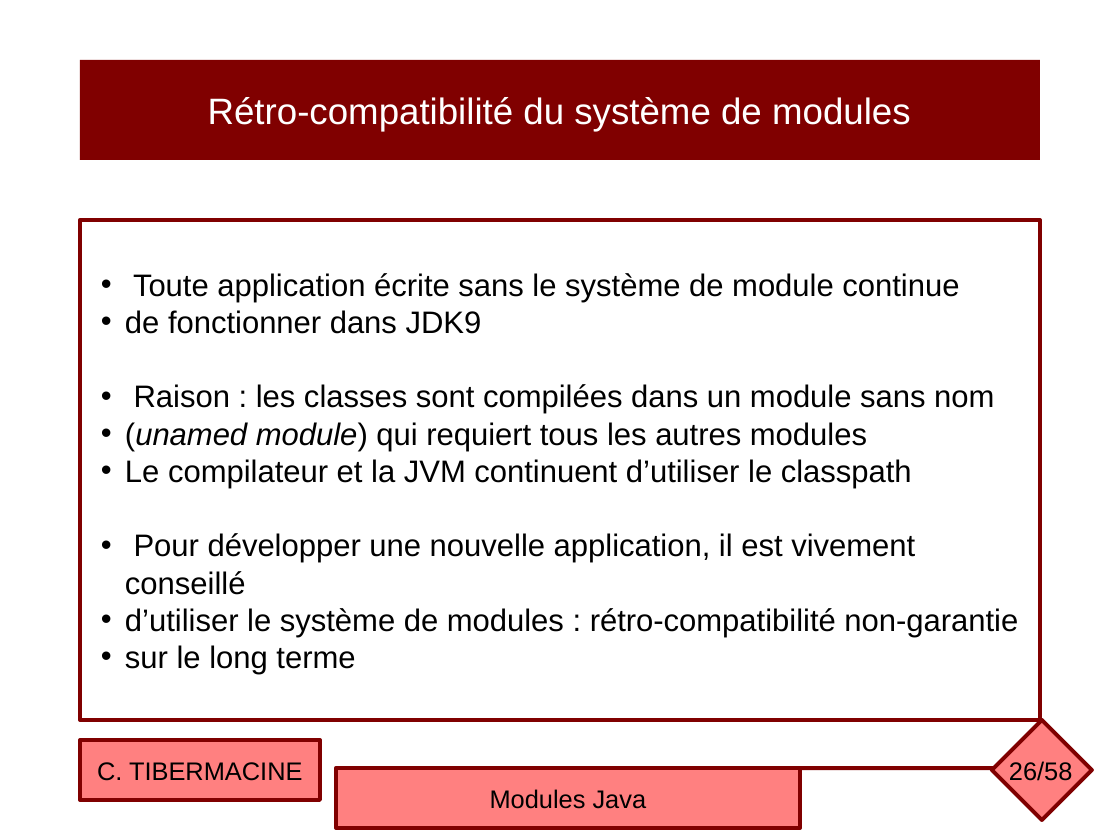
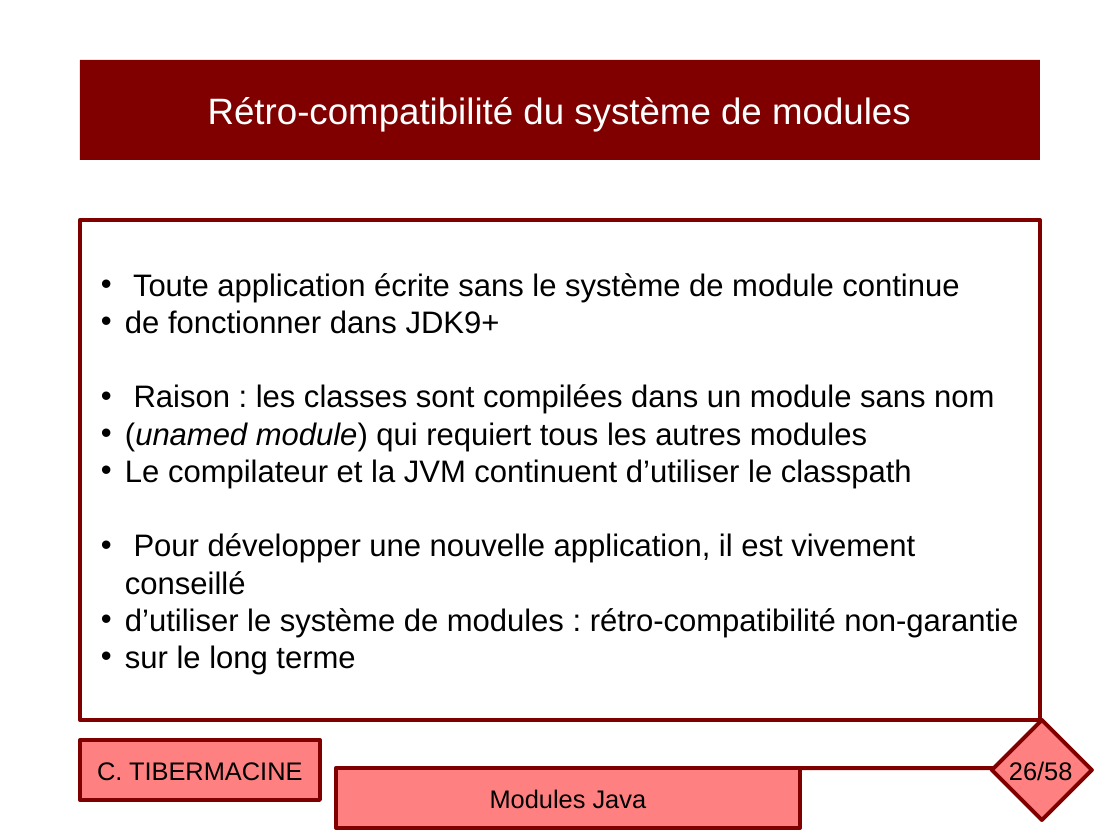
Before and after one commit to ctiber/composants, a slide deck: slide 26 of cours/cours6.odp. Drawn at 1120x840 pixels with LibreOffice and Linux fonts; fonts in the diff are those of the drawing. Boxes give left, top, right and bottom in pixels: in the first picture for what was removed or moved away, otherwise in the second. Text is boxed around its words. In the diff, an @@ line names an element or a change of style, - is before the commit and + after.

```diff
--- a/cours/cours6.odp
+++ b/cours/cours6.odp
@@ text in rectangle at [125, 310, 500, 334]: text changed @@
-• de fonctionner dans JDK9
+• de fonctionner dans JDK9+
```
Also in this commit, not shown: 11 other slides changed, 1 other file.
